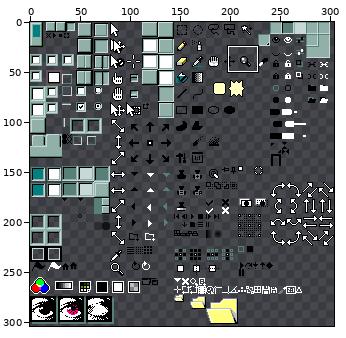
Sprite sheet -- Aseprite 95/eggplant/sheet.png. Above, an overview of the earlier version with the close-up marked.
Close-up. Before the edit:
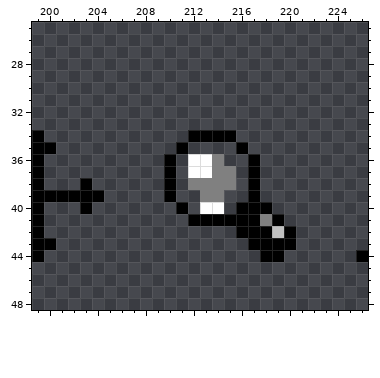
The file is 304x304 pixels. Pixels under 10% opacity are left out. Colours within 5 levels of each other are drawn and written as one. Shown: x 199..226, y 25..48.
Once edited:
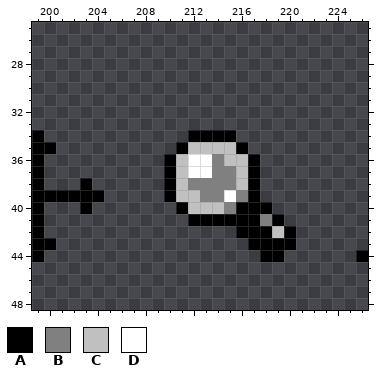
Palette (. is transparent): A #000000  B #808080  C #c0c0c0  D #ffffff
Commit: Clean up the Zoom Tool icon
Edits made:
y 35: x 212..215 .... -> CCCC
y 36: x 211 . -> C; x 215..216 .. -> CC
y 37..38: x 211 . -> C; x 216 . -> C
y 39: x 211..212 .. -> CC; x 215..216 .. -> DB
y 40: x 212..215 .DD. -> CCCB
Boxes around the changes in both close-ups, in picture pixels (x1, y1, x2, y2):
changed: (176, 142, 248, 214)
